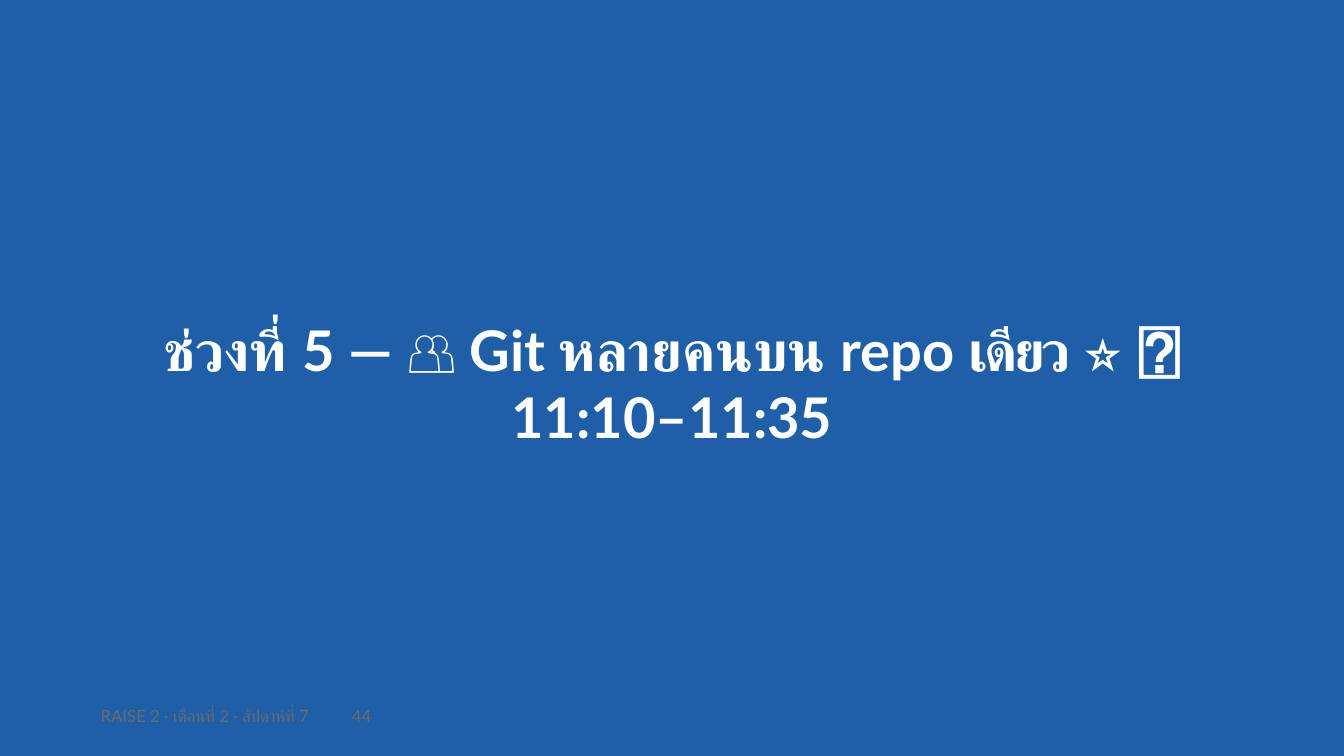
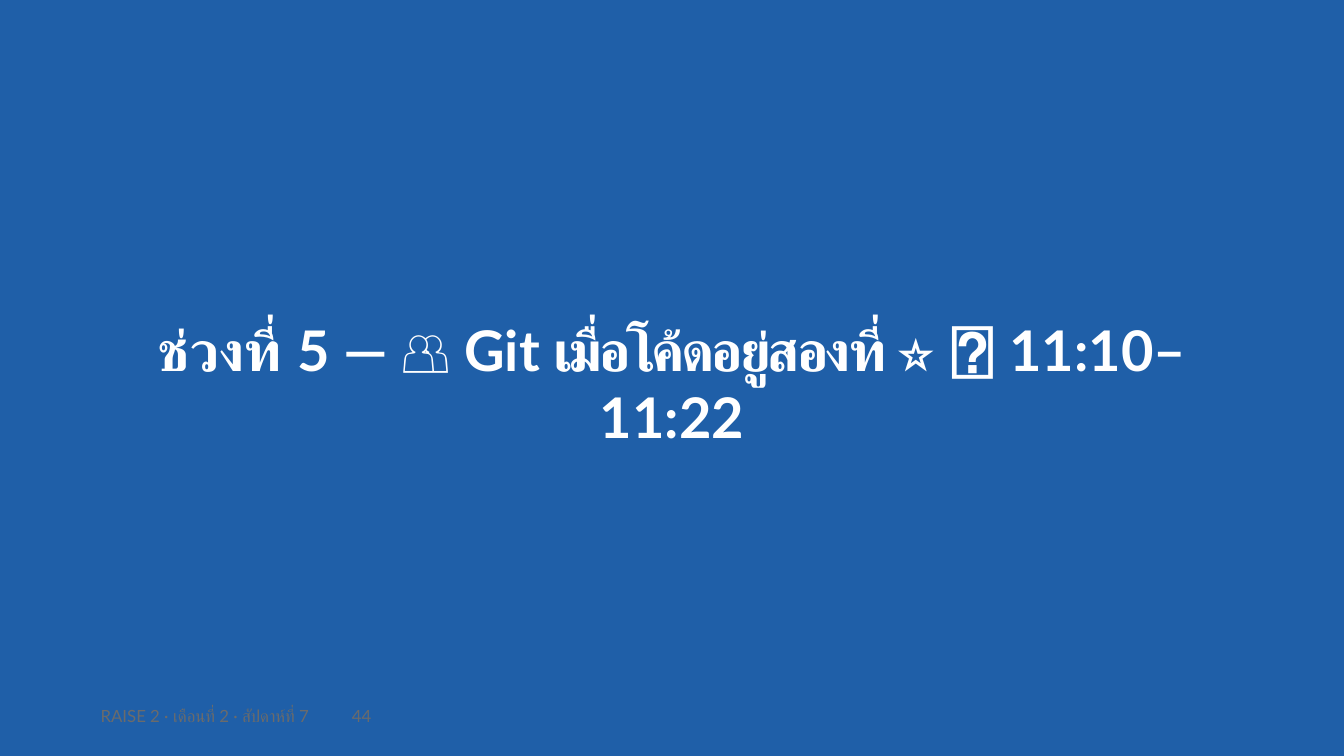
Before and after one commit to cnacha-mfu/raise2-module2, a slide deck: slide 44 of materials/week7/w7-slides.pptx. Drawn at 1344x756 pixels with LibreOffice and Linux fonts; fonts in the diff are those of the drawing. Boxes give left, top, right and bottom in pixels: in the first picture for what was removed or moved away, otherwise in the second. Text is boxed around its words. In the diff, an @@ line names an element or a change of style, - is before the commit and + after.

```diff
--- a/materials/week7/w7-slides.pptx
+++ b/materials/week7/w7-slides.pptx
@@ text at (158, 327, 1186, 439): text changed @@
-ช่วงที่ 5 — 👥 Git หลายคนบน repo เดียว ⭐ ⏱ 11:10–11:35
+ช่วงที่ 5 — 👥 Git เมื่อโค้ดอยู่สองที่ ⭐ ⏱ 11:10–11:22
```
Also in this commit, not shown: 20 other slides changed, 2 slides added, 4 slides removed, 12 other files.
